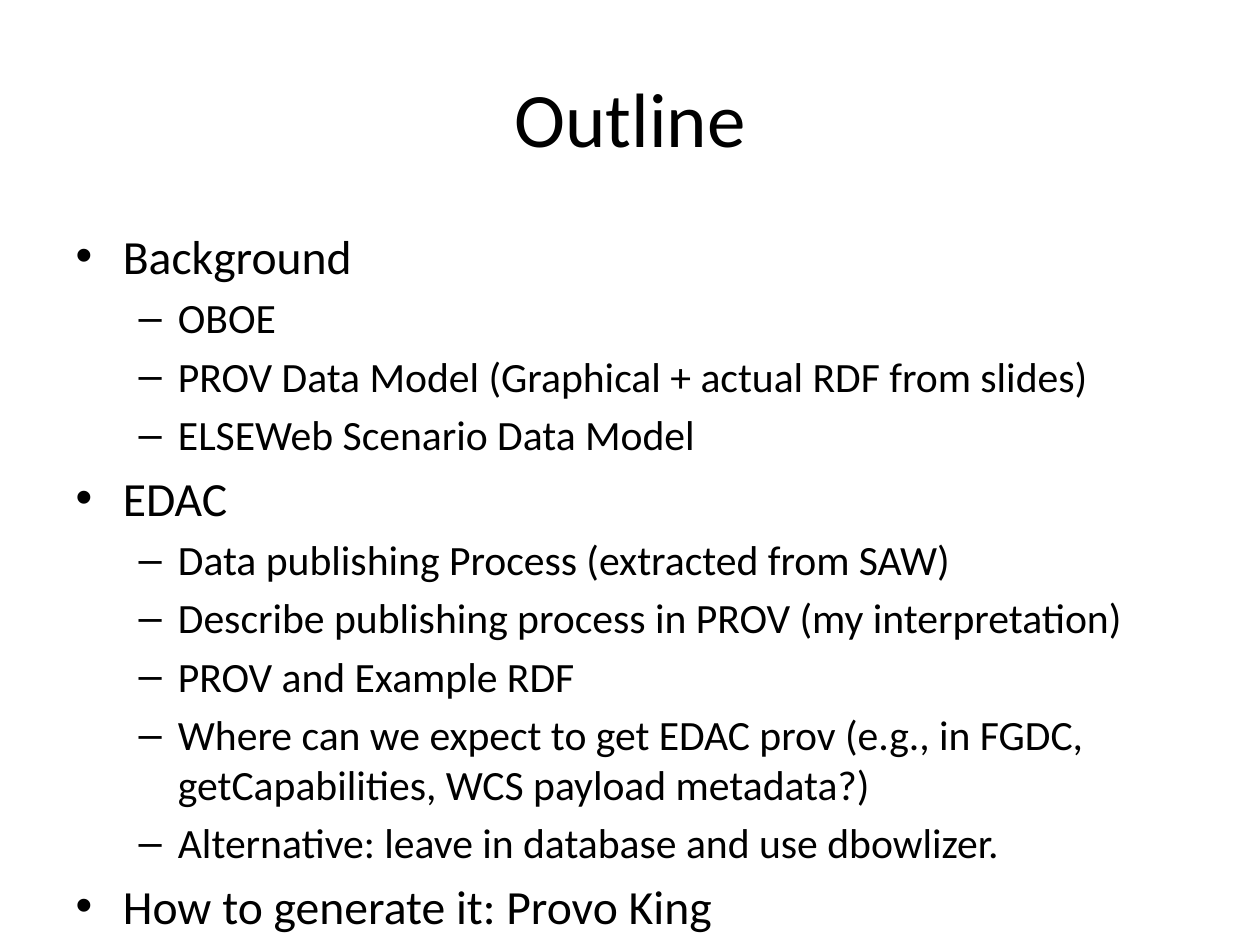
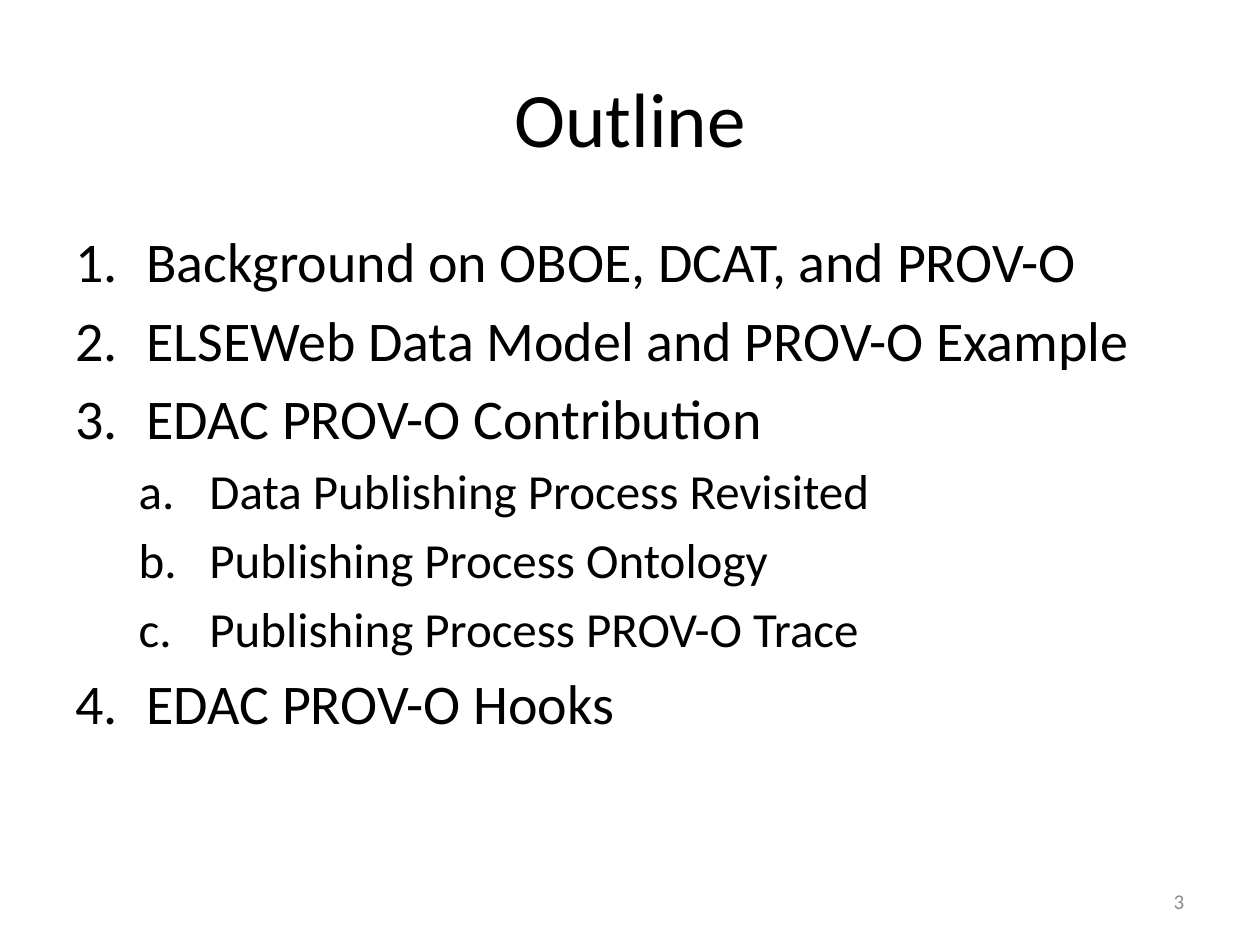
Before and after one commit to roomthily/ELSeWeb, a slide deck: slide 3 of documents/presentations/2013/ELSEweb-EDAC-PROV.pptx (slide 2 before the commit). Drawn at 1260x945 pixels with LibreOffice and Linux fonts; fonts in the diff are those of the drawing. Boxes give left, top, right and bottom in pixels: in the first picture for what was removed or moved away, otherwise in the second. Text is boxed around its words. In the diff, an @@ line names an element or a change of style, - is before the commit and + after.

Commit message:
updated presentation

```diff
--- a/documents/presentations/2013/ELSEweb-EDAC-PROV.pptx
+++ b/documents/presentations/2013/ELSEweb-EDAC-PROV.pptx
@@ text at (146,243,1128,725): text changed; size 23.8 to 32 pt @@
-• Background
-  – OBOE
-  – PROV Data Model (Graphical + actual RDF from slides)
-  – ELSEWeb Scenario Data Model
-• EDAC
-  – Data publishing Process (extracted from SAW)
-  – Describe publishing process in PROV (my interpretation)
-  – PROV and Example RDF
-  – Where can we expect to get EDAC prov (e.g., in FGDC, getCapabilities, WCS payload metadata?)
-  – Alternative: leave in database and use dbowlizer.
-• How to generate it: Provo King
+1. Background on OBOE, DCAT, and PROV-O
+2. ELSEWeb Data Model and PROV-O Example
+3. EDAC PROV-O Contribution
+  a. Data Publishing Process Revisited
+  b. Publishing Process Ontology
+  c. Publishing Process PROV-O Trace
+4. EDAC PROV-O Hooks
@@ page number added at (1174,895,1185,909), 12 pt, text #8C8C8C @@
+3
```
Also in this commit, not shown: 5 other slides changed, 14 slides added, 1 slide removed, 7 other files.
